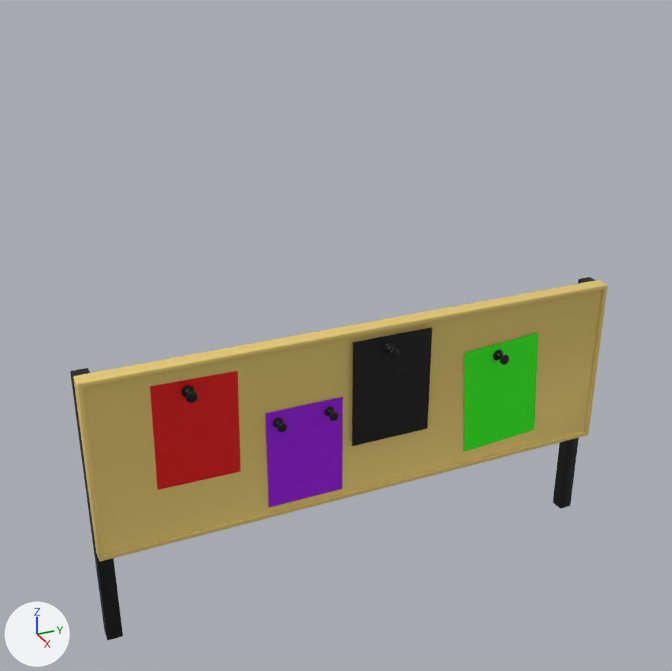
Two versions of the glTF model src/features/Home/assets/SipnPlay_Feature_Board.glb, one commit apart.
One viewpoint serves both versions: a 50 mm camera at (9.18, -2.37, 16.39) aimed at (-9.58, 6.07, 7.01). Lighting does not change. The marker at lower left points along +X, +Y and +Z. Where no turn or scale is listed for an object, it has been applied to the vertices. Vertices at the same position are counted once.
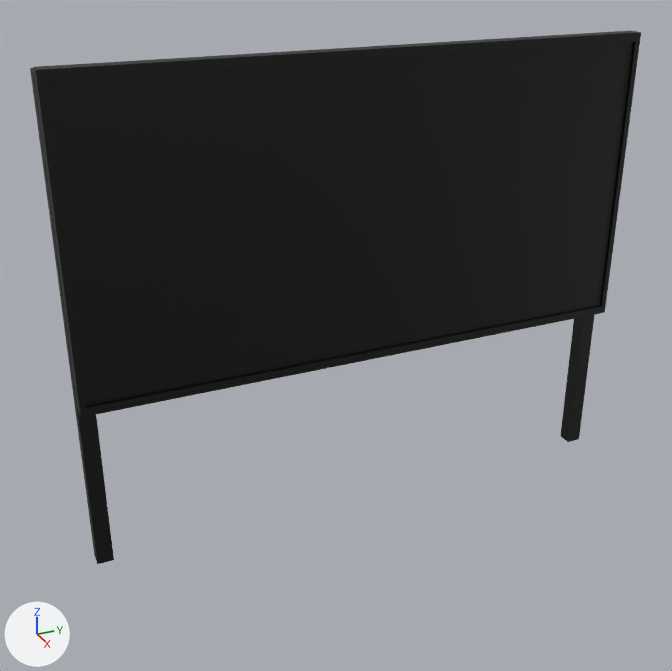
What changed in the scene script:
```text
Change me_plane:
    used by ob_plane; location = (-9.56, 0.0, 3.63)
    remove me_plane.from_pydata(...)  # 244 vertices, 430 faces; spans x -0.18..0.58, y -0.19..13.76, z -3.63..3.68
    add me_plane.from_pydata(...)  # 32 vertices, 42 faces; spans x -0.41..0.35, y -6.98..6.98, z -6.73..4.68
    me_plane part 1: the whole mesh is rebuilt
    me_plane part 2: the surface is now shaded flat
    remove me_plane.materials.append(mat_brown)  # yellow #e7cb72
Add me_plane_058:
    me_plane_058.from_pydata([(0.0, 6.84, 3.42), (0.0, -6.84, 3.42), (0.0, -6.84, -3.42), (0.0, 6.84, -3.42)], [], [(1, 2, 3), (1, 3, 0)])
    me_plane_058.materials.append(mat_black)  # black #000000
Change ob_plane:
    ob_plane.location: (-9.56, 0.0, 3.63) -> (-9.33, 6.78, 9.06)
Remove ob_redpaper:
    ob_redpaper = bpy.data.objects.new('RedPaper', me_plane_002)
    ob_redpaper.location = (-9.06, 2.35, 5.52)
Remove ob_circle:
    ob_circle = bpy.data.objects.new('Circle', me_circle)
    ob_circle.location = (-8.87, 2.19, 6.6)
Remove ob_purplepaper:
    ob_purplepaper = bpy.data.objects.new('PurplePaper', me_plane_003)
    ob_purplepaper.location = (-9.03, 5.0, 4.28)
Remove ob_circle_001:
    ob_circle_001 = bpy.data.objects.new('Circle.001', me_circle_001)
    ob_circle_001.location = (-8.89, 4.31, 5.3)
Remove ob_blackpaper:
    ob_blackpaper = bpy.data.objects.new('BlackPaper', me_plane_004)
    ob_blackpaper.location = (-8.96, 7.31, 5.63)
Remove ob_circle_002:
    ob_circle_002 = bpy.data.objects.new('Circle.002', me_circle_002)
    ob_circle_002.location = (-8.8, 7.19, 6.72)
Remove ob_greenpaper:
    ob_greenpaper = bpy.data.objects.new('GreenPaper', me_plane_005)
    ob_greenpaper.location = (-9.03, 10.63, 4.72)
Remove ob_circle_003:
    ob_circle_003 = bpy.data.objects.new('Circle.003', me_circle_003)
    ob_circle_003.location = (-8.87, 10.43, 5.88)
Remove ob_circle_004:
    ob_circle_004 = bpy.data.objects.new('Circle.004', me_circle_004)
    ob_circle_004.location = (-8.89, 5.65, 5.3)
Add ob_screen:
    ob_screen = bpy.data.objects.new('Screen', me_plane_058)
    ob_screen.location = (-9.07, 6.78, 10.12)
```

Pixel boxes (x1, y1, x2, y2) of what changed, in the pictures (672 x 671 px):
'Screen', added (black)
    after: (44, 42, 633, 406)
'Plane', reshaped, moved (14% wider, 47% taller)
    before: (70, 277, 608, 640)
    after: (30, 31, 641, 564)
'RedPaper', deleted
    before: (150, 371, 241, 490)
'BlackPaper', deleted (black)
    before: (352, 327, 432, 446)
'GreenPaper', deleted
    before: (464, 333, 538, 452)
'PurplePaper', deleted
    before: (265, 397, 343, 507)
'Circle', deleted
    before: (182, 385, 198, 403)
'Circle.002', deleted
    before: (384, 343, 399, 358)
'Circle.003', deleted
    before: (493, 350, 509, 365)
'Circle.001', deleted
    before: (273, 418, 287, 433)
'Circle.004', deleted
    before: (324, 406, 339, 421)
part 1 of me_plane, cut back
    before: (70, 277, 608, 640)
    after: (30, 31, 641, 564)
